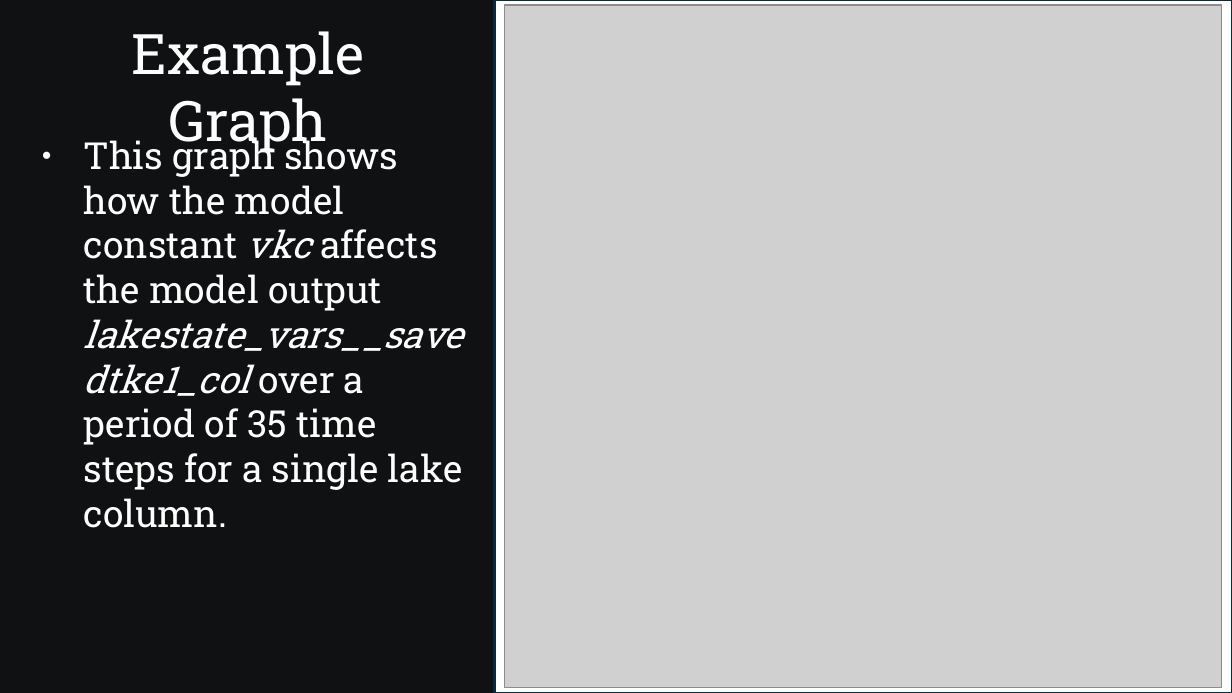
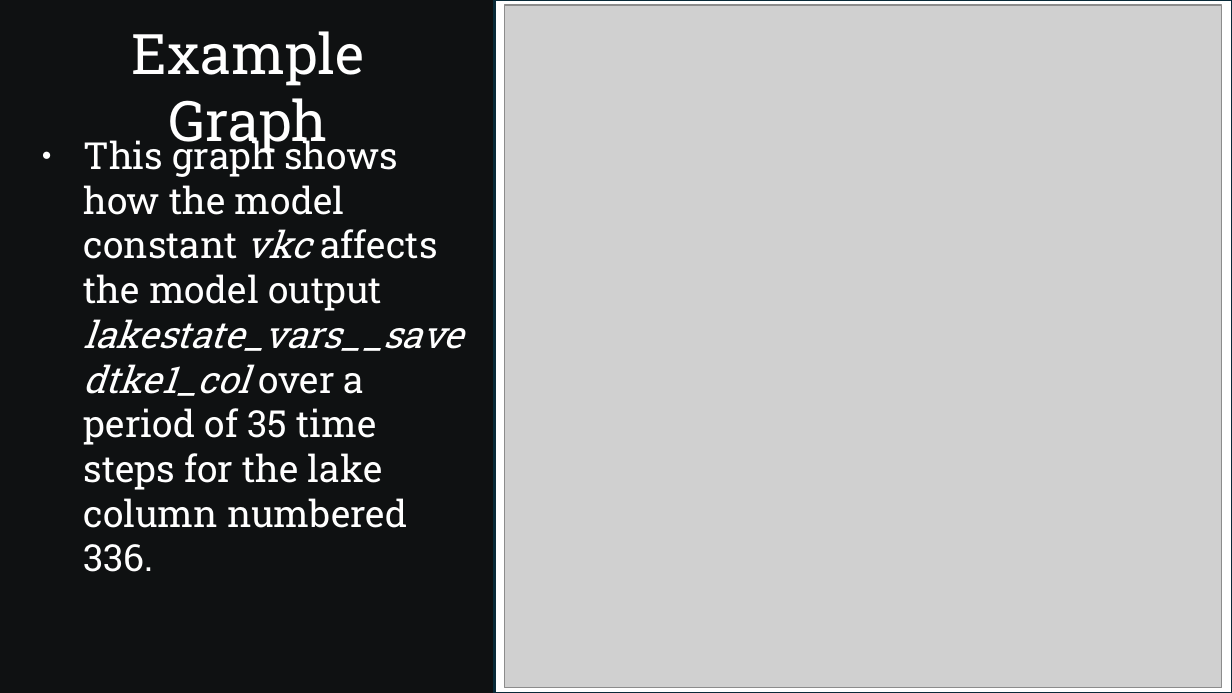
Before and after one commit to SamAllen06/lake_temp_work, a slide deck: slide 15 of documentation/for_collaborators/AnalysisOverview.pptx. Drawn at 1232x693 pixels with LibreOffice and Linux fonts; fonts in the diff are those of the drawing; grey boxes stand for pictures. Boxes give left, top, right and bottom in pixels: in the first picture for what was removed or moved away, otherwise in the second. Text is boxed around its words. In the diff, an @@ line names an element or a change of style, - is before the commit and + after.

```diff
--- a/documentation/for_collaborators/AnalysisOverview.pptx
+++ b/documentation/for_collaborators/AnalysisOverview.pptx
@@ text at (x1=84, y1=134, x2=464, y2=572): text changed @@
-● This graph shows how the model constant vkc affects the model output lakestate_vars__savedtke1_col over a period of 35 time steps for a single lake column.
+● This graph shows how the model constant vkc affects the model output lakestate_vars__savedtke1_col over a period of 35 time steps for the lake column numbered 336.
```
Also in this commit, not shown: 4 other slides changed, 1 other file.
